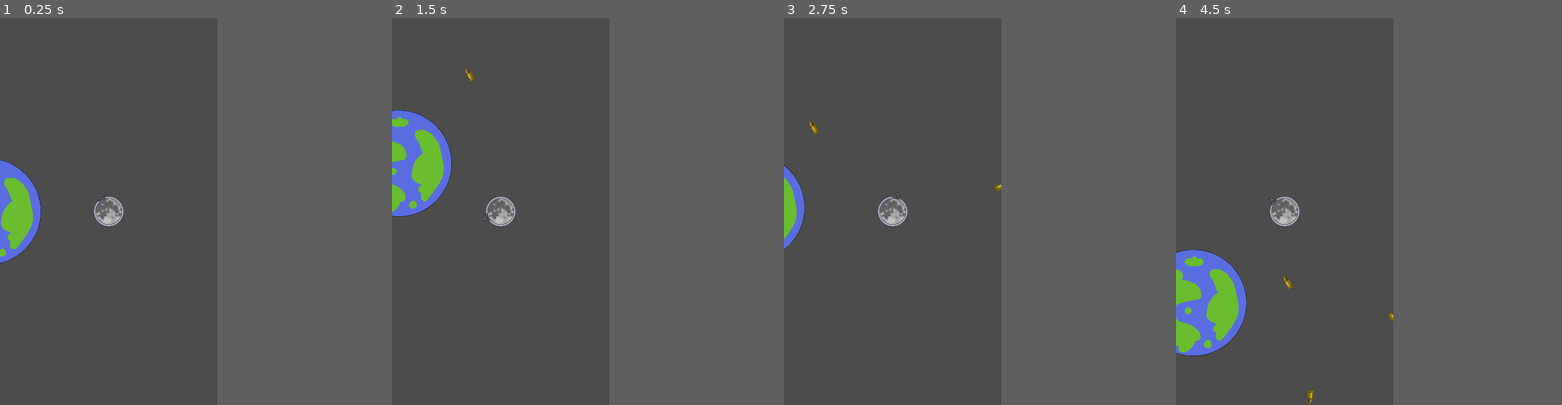
Above: before the commit, frames 1-4 (left to right).
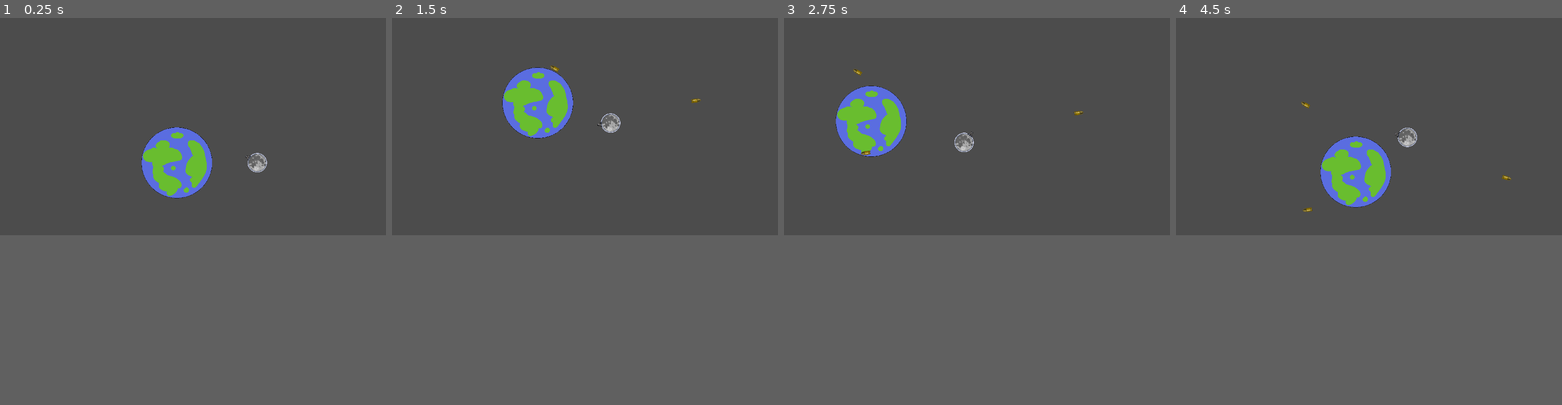
Above: after the commit, the same moments.

Repository: mollySnow/moonshot
Game: Godot game, scene res://nodes/world/world_root.tscn
Same seed, same stepped clock (60 frames per second), same inputs: the game is played once before the commit and once after it.
Inputs (mouse positions are in pixels of both pictures, inside the frame that each line leads up to):
- Up to frame 1 (0.25 s): no input
- Up to frame 2 (1.5 s): tap Enter (ui_accept) at 0.5, 0.77 s; move the mouse to (550, 192) at 0.52 s; move the mouse to (457, 230) at 1.27 s; hold A from 1.28 s (still down)
- Up to frame 3 (2.75 s): tap Enter (ui_accept) at 1.52 s; move the mouse to (915, 126) at 2.02 s; release A at 2.03 s
- Up to frame 4 (4.5 s): move the mouse to (1272, 288) at 2.77 s; tap Enter (ui_accept) at 3.02, 3.77 s; move the mouse to (1349, 269) at 3.52 s; hold A from 3.53 s (still down); move the mouse to (1218, 153) at 4.27 s
In our replay, the window is 450x800 before the commit and 799x449 after it. These sizes can differ from the game's own. Grey fills any space a smaller window leaves; there, only what the larger window draws over its background counts as a difference.

The runs differ from the first frame. In frame 1, 5.2% of the frame differs, in the area x 0-70%, y 28-64%; in frame 2, 6.6%; in frame 3, 4.0%; in frame 4, 7.5%, in the area x 0-87%, y 21-100%.

Commit message:
fixed camera movement

Diff:
--- a/src/nodes/TrackingGravityField/TrackingGravityField.gd
+++ b/src/nodes/TrackingGravityField/TrackingGravityField.gd
@@ -6,4 +6,4 @@
 onready var field: Area2D = $GravityField
 
 func _process(_delta):
-	field.rotation = (global_position - orbiting_position.global_position).angle()
+	rotation = ( orbiting_position.global_position - global_position).angle()
--- a/src/nodes/moon/moon.tscn
+++ b/src/nodes/moon/moon.tscn
@@ -9,7 +9,6 @@
 radius = 48.5183
 
 [node name="Moon" type="RigidBody2D"]
-position = Vector2( 400, 0 )
 script = ExtResource( 3 )
 
 [node name="MoonShape" type="CollisionShape2D" parent="."]
@@ -18,10 +17,6 @@
 [node name="MoonSprite" type="Sprite" parent="."]
 texture = ExtResource( 1 )
 
-[node name="Camera2D" type="Camera2D" parent="."]
-current = true
-drag_margin_left = 0.66
-
 [node name="MoonRingSprite" type="Sprite" parent="."]
 texture = ExtResource( 4 )
 
--- /dev/null
+++ b/src/nodes/world/Camera2D.gd
@@ -0,0 +1,13 @@
+extends Camera2D
+
+
+export (NodePath) var start_path
+onready var start: Node2D = get_node(start_path)
+export(int, 1, 20) var camera_move_divider
+
+func _process(_delta):
+	if Input.is_key_pressed(KEY_A):
+		print("position ", position)
+		print("mouse ", get_global_mouse_position())
+
+	global_position = start.global_position + (get_global_mouse_position() - start.global_position) / camera_move_divider
--- a/src/nodes/world/world_root.tscn
+++ b/src/nodes/world/world_root.tscn
@@ -1,15 +1,12 @@
-[gd_scene load_steps=5 format=2]
+[gd_scene load_steps=6 format=2]
 
 [ext_resource path="res://nodes/moon/Moon.tscn" type="PackedScene" id=1]
 [ext_resource path="res://nodes/world/Eearth test.png" type="Texture" id=2]
 [ext_resource path="res://nodes/BulletSystem/BulletSystem.tscn" type="PackedScene" id=3]
 [ext_resource path="res://nodes/TrackingGravityField/TrackingGravityField.tscn" type="PackedScene" id=4]
+[ext_resource path="res://nodes/world/Camera2D.gd" type="Script" id=5]
 
 [node name="WorldRoot" type="Node2D"]
-position = Vector2( 1224.23, 561.562 )
-__meta__ = {
-"_edit_group_": true
-}
 
 [node name="Sprite" type="Sprite" parent="."]
 texture = ExtResource( 2 )
@@ -20,4 +17,11 @@
 orbiting_path = NodePath("../Moon")
 
 [node name="Moon" parent="." instance=ExtResource( 1 )]
+position = Vector2( 400, 0 )
 bullet_system_path = NodePath("../BulletSystem")
+
+[node name="Camera2D" type="Camera2D" parent="."]
+current = true
+script = ExtResource( 5 )
+start_path = NodePath("../Moon")
+camera_move_divider = 4
--- a/src/project.godot
+++ b/src/project.godot
@@ -38,9 +38,10 @@
 
 [display]
 
-window/size/width=720
-window/size/height=1280
-mouse_cursor/custom_image="res://icon.png"
+window/size/width=1920
+window/size/height=1080
+mouse_cursor/custom_image="res://nodes/Gun/crosshair.png"
+mouse_cursor/custom_image_hotspot=Vector2( 8, 8 )
 
 [input]
 
@@ -50,6 +51,10 @@
  ]
 }
 
+[physics]
+
+2d/default_gravity_vector=Vector2( 0, 0 )
+
 [rendering]
 
 environment/default_environment="res://default_env.tres"
Binary file added: src/nodes/Gun/crosshair.png
Not shown, added: src/nodes/Gun/crosshair.png.import
